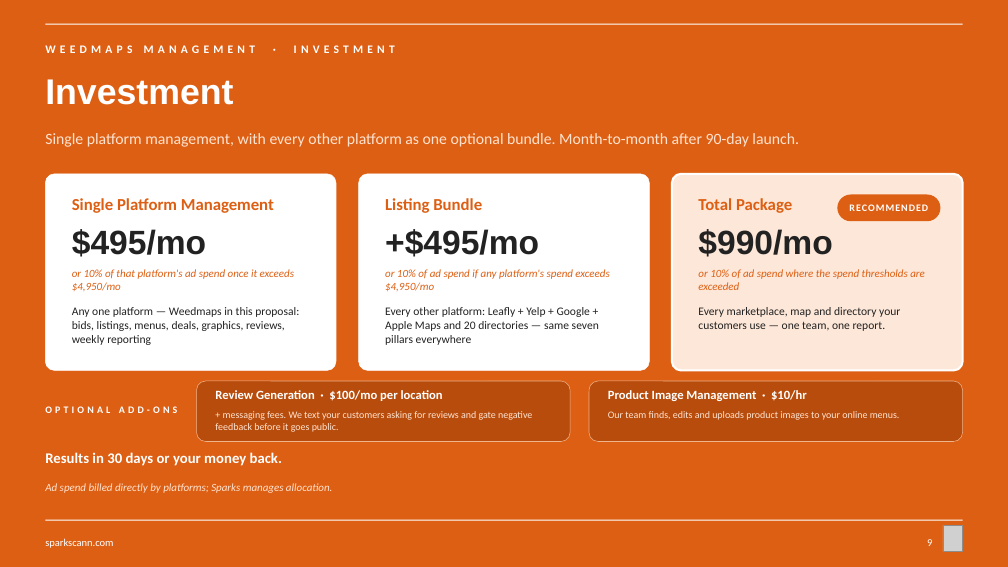
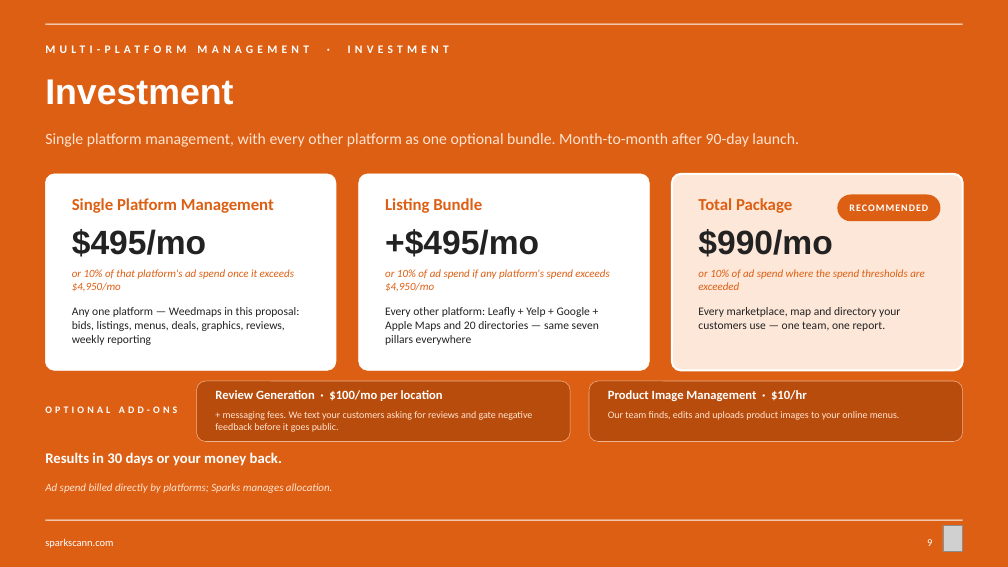
Before and after one commit to sparksmanagement/pitchdeckspecialist, a slide deck: slide 9 of decks/Sparks-x-example-green-valley.pptx. Drawn at 1008x567 pixels with LibreOffice and Linux fonts; fonts in the diff are those of the drawing; grey boxes stand for pictures. Boxes give left, top, right and bottom in pixels: in the first picture for what was removed or moved away, otherwise in the second. Text is boxed around its words. In the diff, an @@ line names an element or a change of style, - is before the commit and + after.

```diff
--- a/decks/Sparks-x-example-green-valley.pptx
+++ b/decks/Sparks-x-example-green-valley.pptx
@@ text at [45,45,449,53]: text changed @@
-WEEDMAPS MANAGEMENT · INVESTMENT
+MULTI-PLATFORM MANAGEMENT · INVESTMENT
```
Also in this commit, not shown: 7 other slides changed, 1 other file.
